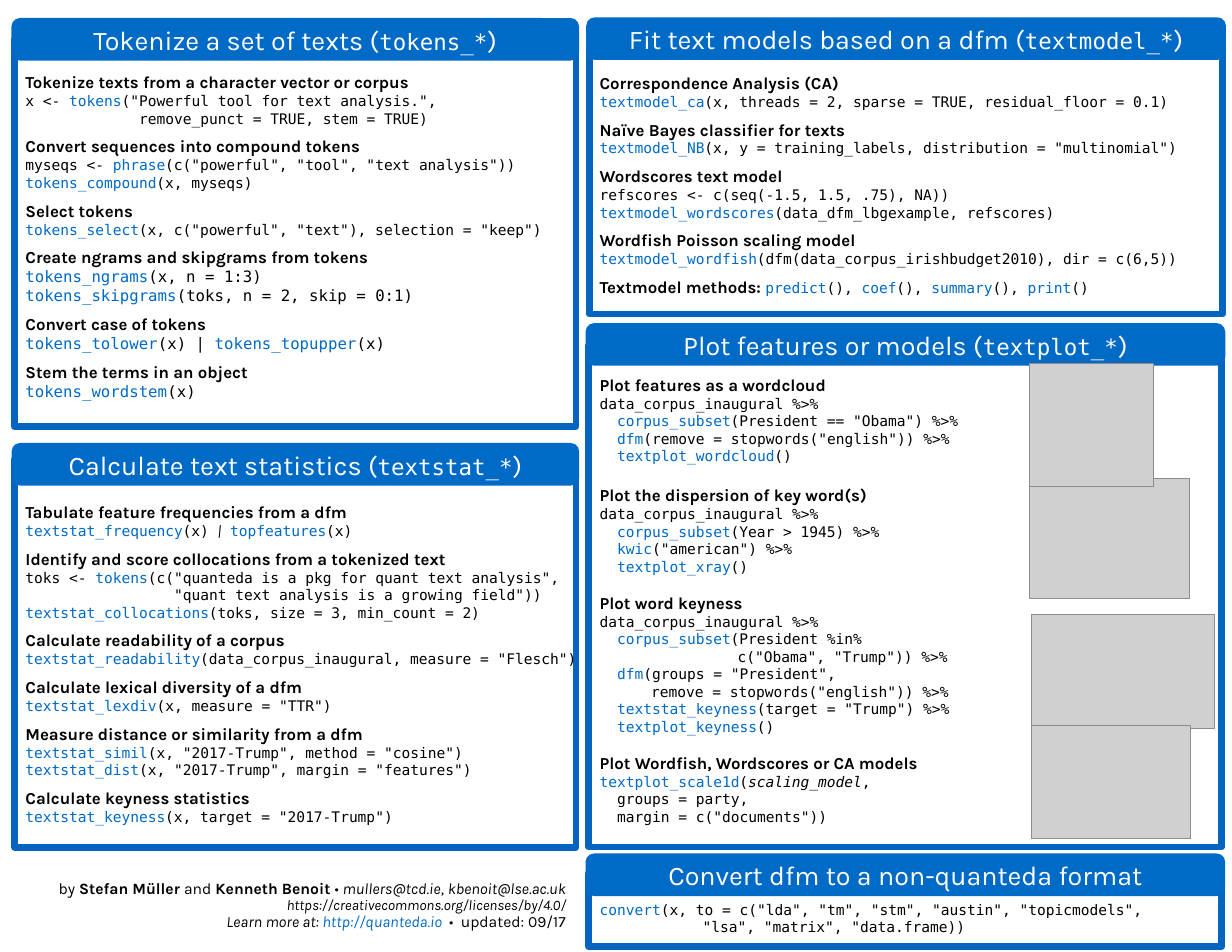
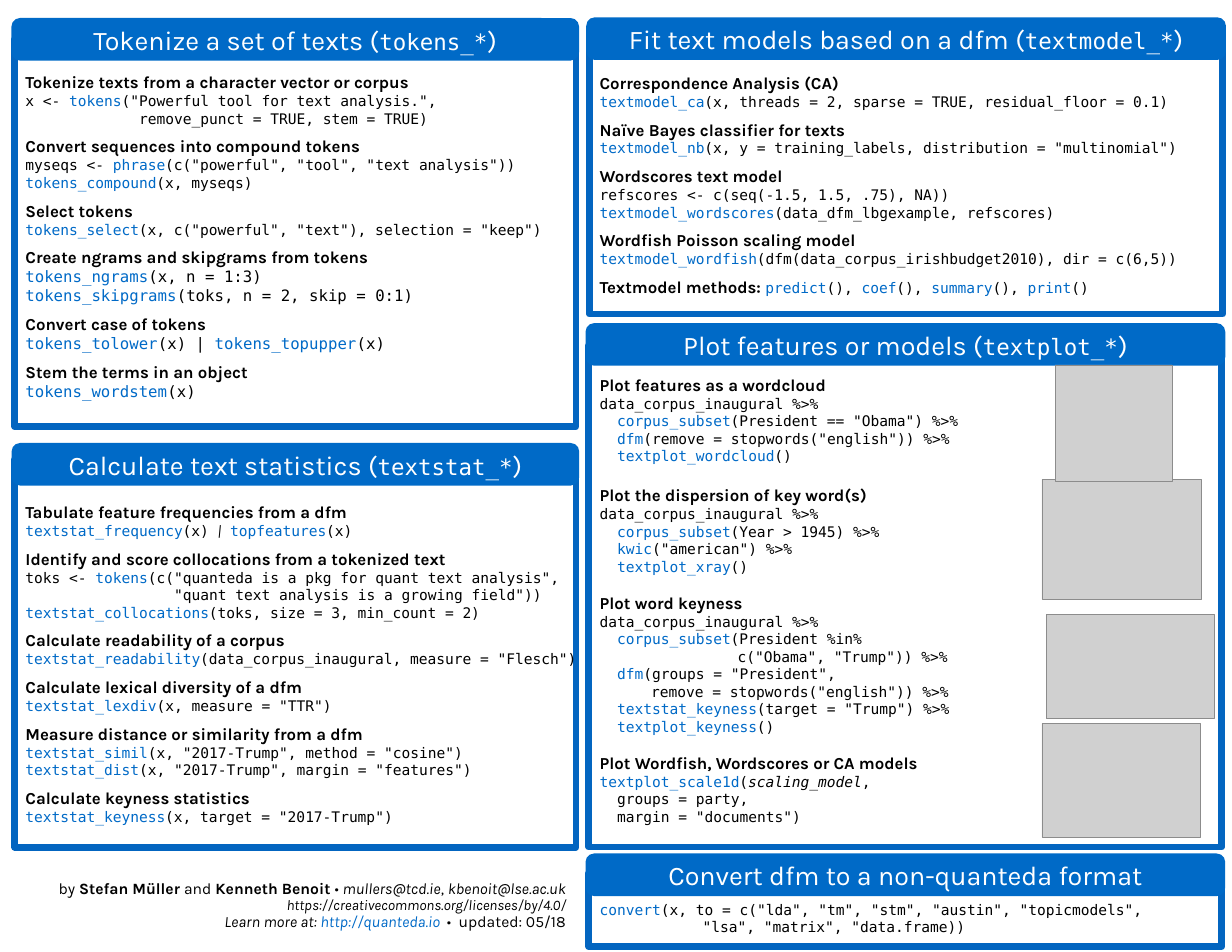
Before and after one commit to rstudio/cheatsheets, a slide deck: slide 2 of powerpoints/quanteda.pptx. Drawn at 1232x952 pixels with LibreOffice and Linux fonts; fonts in the diff are those of the drawing; grey boxes stand for pictures. Boxes give left, top, right and bottom in pixels: in the first picture for what was removed or moved away, otherwise in the second. Text is boxed around its words. In the diff, an @@ line names an element or a change of style, - is before the commit and + after.

Commit message:
Updates quanteda cheatsheet

```diff
--- a/powerpoints/quanteda.pptx
+++ b/powerpoints/quanteda.pptx
@@ text at <box>600,142,1177,157</box>: text changed @@
-textmodel_NB(x, y = training_labels, distribution = "multinomial")
+textmodel_nb(x, y = training_labels, distribution = "multinomial")
@@ picture: place and size @@
-picture at <box>1030,364,1154,487</box>
+picture at <box>1055,365,1172,482</box>
@@ picture: place and size @@
-picture at <box>1030,478,1189,597</box>
+picture at <box>1042,480,1201,599</box>
@@ picture: place and size @@
-picture at <box>1031,614,1214,728</box>
+picture at <box>1047,614,1214,718</box>
@@ picture: place and size @@
-picture at <box>1031,725,1190,839</box>
+picture at <box>1042,723,1201,837</box>
@@ text at <box>617,811,801,825</box>: text changed @@
-margin = c("documents"))
+margin = "documents")
@@ text at <box>224,913,566,931</box>: text changed @@
-Learn more at: http://quanteda.io • updated: 09/17
+Learn more at: http://quanteda.io • updated: 05/18
```
Also in this commit, not shown: 1 other slide changed, 1 other file.
